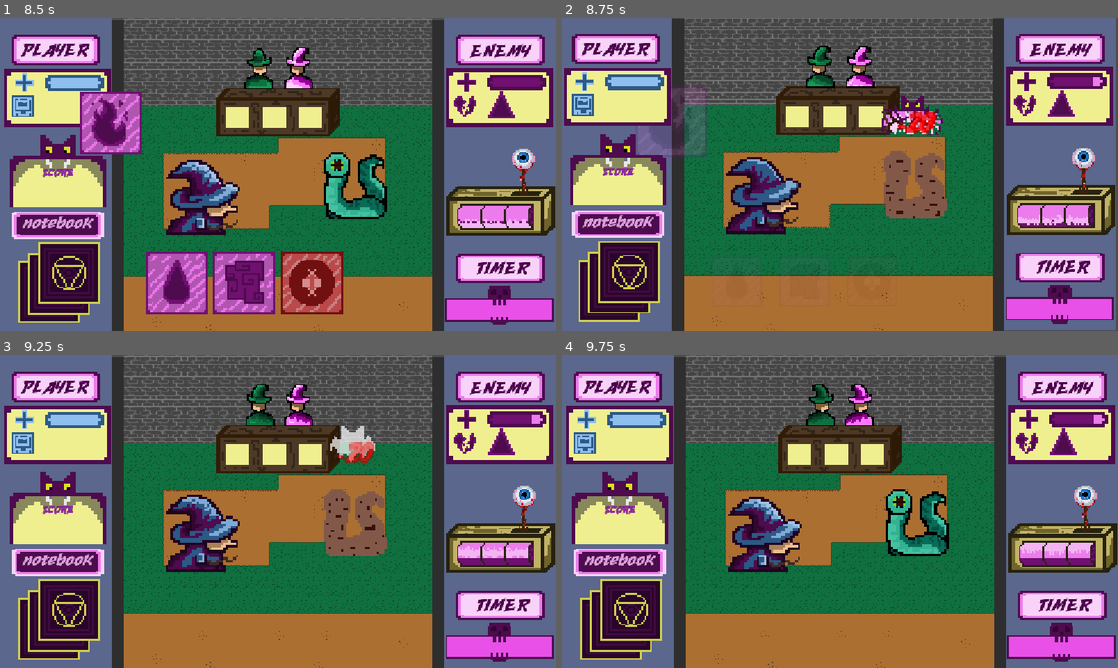
Above: before the commit, frames 1-4 (two rows, left to right).
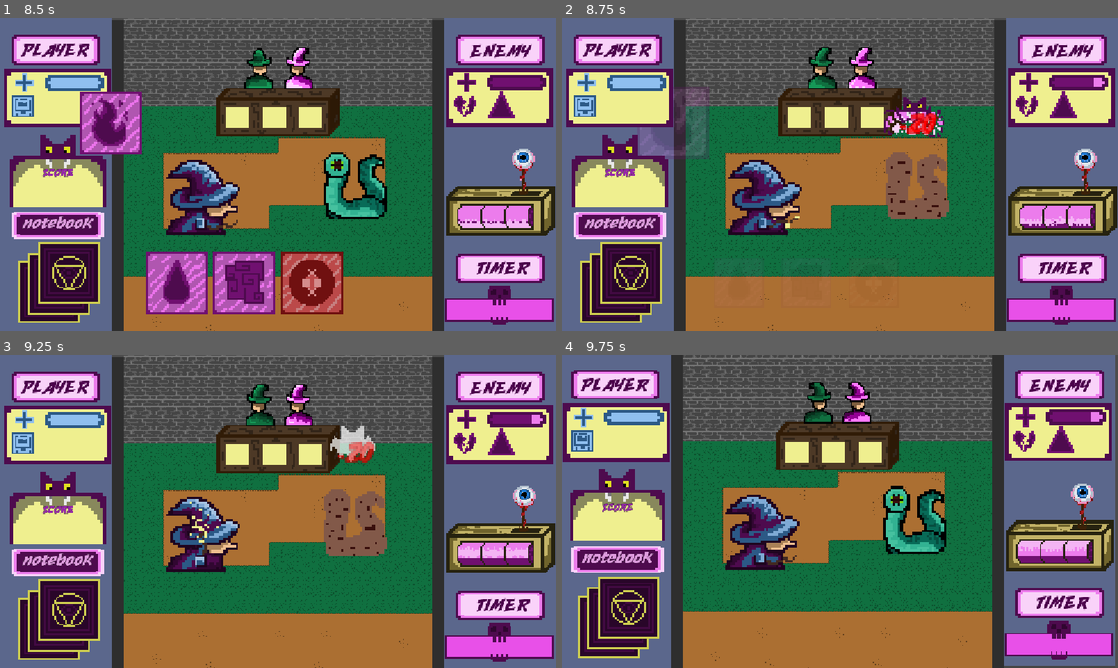
Above: after the commit, the same moments.

Repository: simigdalius/DoomFest
Game: Godot game, scene res://uiScenes/gameover.tscn
Two runs of this game, one before a commit and one after it. Both use one fixed random seed, a clock stepped at 60 frames per second and the inputs below. This scene is started directly instead of the project's main scene.
Inputs (mouse positions are in pixels of both pictures, inside the frame that each line leads up to):
- Up to frame 1 (8.5 s): click "retry" at 0.5 s; click "notebook" at 1.25 s; click "OK" at 2 s; click "notebook" at 2.75 s; click "OK" at 3.5 s; click "notebook" at 4.25 s; click "OK" at 5 s; drag from (177, 284) to (378, 284) at 5.77 s; drag from (244, 284) to (378, 271) at 6.52 s; move the mouse to (311, 284) at 7.27 s; click (311, 284) at 7.35 s; drag from (378, 284) to (111, 127) at 8.02 s
- Up to frame 2 (8.75 s): no input
- Up to frame 3 (9.25 s): move the mouse to (444, 558) at 8.77 s; click (444, 558) at 8.85 s
- Up to frame 4 (9.75 s): tap Escape (esc) at 9.4 s; click "resume" at 9.5 s

Frame 1 is identical in both runs. In frame 2, 23% of the frame differs, in the area x 0-100%, y 0-100%; in frame 3, 1.9%; in frame 4, 30%.

Commit message:
ver 1

Diff:
--- a/card.gd
+++ b/card.gd
@@ -61,7 +61,6 @@
 
 	var buff_type = data.get("BUFF") if data.get("BUFF") != null else 0
 
-	# 1. ΕΝΕΡΓΟΠΟΙΗΣΗ BUFF (Αν η κάρτα δίνει buff, το ενεργοποιούμε ΠΡΩΤΑ)
 	if buff_type > 0:
 		EventBus.buff_attack_turns = 3
 		EventBus.player_buffed.emit(buff_type)
@@ -69,13 +68,10 @@
 		EventBus.buff =true
 	if buff_type == 0:
 		EventBus.buff = false
-
-	# 2. DAMAGE LOGIC
 	if data.get("DAMAGE") != null and data.DAMAGE > 0:
 		var final_damage = data.DAMAGE
 		var card_element = data.get("element_id") if data.get("element_id") != null else 1
 
-		# Adinamia (Weakness match)
 		if EventBus.current_weakness != null:
 			var enemy_weakness_id = EventBus.current_weakness.get("id")
 			if enemy_weakness_id == null:
@@ -85,31 +81,25 @@
 				final_damage += 10
 				print("WEAKNESS MATCH! Extra +10 Damage.")
 
-		# Bonus από Buff (+10 Damage)
 		if EventBus.buff_attack_turns > 0:
 			final_damage += 10
 			print("BUFF ACTIVE! Extra +10 Damage.")
 
 		EventBus.player_attacked.emit(final_damage, card_element)
-		# Pop-up Damage (κόκκινο/μη πράσινο)
 		EventBus.pop.emit(final_damage, Vector2(730, 230), false)
 
 	# 3. HEAL LOGIC
 	if data.get("HEAL") != null and data.HEAL > 0:
 		var final_heal = data.HEAL
 
-		# Bonus από Buff (+10 Heal)
 		if EventBus.buff_attack_turns > 0:
 			final_heal += 10
 			print("BUFF ACTIVE! Extra +10 Heal.")
 
-		# Στέλνουμε το τελικό heal στον Player
 		EventBus.player_healed.emit(final_heal)
 
-		# Pop-up Heal (πράσινο = true)
 		EventBus.pop.emit(final_heal, Vector2(430, 230), true)
 
-	# 4. ANIMATION & CLEANUP
 	var hand = get_parent()
 	if hand and hand.has_method("hide_other_cards"):
 		hand.hide_other_cards(self)
--- a/charactersscenes/enemy1.tscn
+++ b/charactersscenes/enemy1.tscn
@@ -5,6 +5,8 @@
 [ext_resource type="Texture2D" uid="uid://dvkjehtk6gtwx" path="res://assets/characters/ezgif-6709f8f1ff8b3570.png" id="2_litnx"]
 [ext_resource type="Texture2D" uid="uid://c0p0krphomgef" path="res://assets/characters/ezgif-611e5305ee9c0cfa.png" id="3_6xeqx"]
 [ext_resource type="Script" uid="uid://b5vr2tocdrwec" path="res://charactersscenes/enemy_1.gd" id="5_6xeqx"]
+[ext_resource type="AudioStream" uid="uid://dpbdfp3f4qc0k" path="res://assets/sfxandMusic/power_up_2.wav" id="6_axg3h"]
+[ext_resource type="AudioStream" uid="uid://fliusgsreyur" path="res://assets/sfxandMusic/punch.wav" id="7_8hkf8"]
 
 [sub_resource type="AtlasTexture" id="AtlasTexture_6xeqx"]
 atlas = ExtResource("1_litnx")
@@ -302,3 +304,9 @@
 animation = &"attack"
 frame = 7
 frame_progress = 1.0
+
+[node name="AudioStreamPlayer" type="AudioStreamPlayer" parent="." unique_id=630571065]
+stream = ExtResource("6_axg3h")
+
+[node name="AudioStreamPlayer2" type="AudioStreamPlayer" parent="." unique_id=1772652985]
+stream = ExtResource("7_8hkf8")
--- a/charactersscenes/enemy_1.gd
+++ b/charactersscenes/enemy_1.gd
@@ -52,6 +52,7 @@
 	if current_hp <= 0:
 		_on_enemy_death()
 	else:
+		$AudioStreamPlayer2.play()
 		sprite.play("dmg")
 		var tween = create_tween()
 		tween.tween_property(sprite, "position:x", sprite.position.x - 10, 0.05)
@@ -61,6 +62,7 @@
 
 func _on_enemy_death() -> void:
 	print("Ο εχθρός πέθανε!")
+	$AudioStreamPlayer2.play()
 	sprite.play("death")
 	EventBus.tzoub.emit(15, 0.4)
 	var tween = create_tween()
@@ -72,6 +74,7 @@
 
 func _on_enemy_healed(amount: int) -> void:
 	print("Ο εχθρός δέχθηκε θεραπεία: ", amount)
+	$AudioStreamPlayer.play()
 	sprite.play("health")
 	EventBus.tzoub.emit(4, 0.4)
 	var tween = create_tween()
@@ -82,6 +85,7 @@
 
 func _on_enemy_attack(amount: int) -> void:
 	print("Ο εχθρός έκανε επίθεση με damage: ", amount)
+	$AudioStreamPlayer2.play()
 	sprite.play("attack")
 	EventBus.tzoub.emit(15, 0.4)
 	var tween = create_tween()
--- a/charactersscenes/player.gd
+++ b/charactersscenes/player.gd
@@ -25,13 +25,16 @@
 	sprite.play("default")
 
 func _on_buffed(buff_type: int) -> void:
+	$AudioStreamPlayer.play()
 	sprite.play("buff")
 	EventBus.tzoub.emit(4, 0.4)
 
 	var tween = create_tween()
 	tween.tween_property(sprite, "position:x", sprite.position.x + 5.0, 0.1)
 	tween.tween_property(sprite, "position:x", sprite.position.x, 0.1)
-
+	await sprite.animation_finished
+	sprite.play("default")
+	tween.finished.connect(func(): sprite.play("default"))
 	match buff_type:
 		1:
 			print("Buff: Shuffle Hand!")
@@ -52,11 +55,11 @@
 			buff_attack_turns = 2
 			attack_power = base_attack_power + 10
 
-	tween.finished.connect(func(): sprite.play("default"))
 
 # 1. Θεραπεία Παίκτη
 func _on_healed(amount: int) -> void:
-	sprite.play("health")
+	$AudioStreamPlayer.play()
+	sprite.play("heal")
 	EventBus.tzoub.emit(4, 0.4)
 
 	current_hp = clamp(current_hp + amount, 0, max_hp)
@@ -71,12 +74,8 @@
 # 2. Επίθεση Παίκτη
 func _on_player_attack(damage: int, _element_id: int) -> void:
 	sprite.play("attack")
+	await sprite.animation_finished
 	EventBus.tzoub.emit(15, 0.4)
-	var tween = create_tween()
-	tween.tween_property(sprite, "position:x", sprite.position.x + 20.0, 0.1)
-	tween.tween_property(sprite, "position:x", sprite.position.x, 0.1)
-
-	await tween.finished
 	sprite.play("default")
 
 # 3. Λήψη Ζημιάς
@@ -113,7 +112,7 @@
 			hand.display_random_cards(4)
 			hand.show_all_cards()
 
-# Στο player.gd
+
 func on_card_played() -> void:
 	plays_remaining -= 1
 	print("Κάρτες που απομένουν για αυτόν τον γύρο: ", plays_remaining)
--- a/charactersscenes/player.tscn
+++ b/charactersscenes/player.tscn
@@ -7,6 +7,7 @@
 [ext_resource type="Texture2D" uid="uid://jcol20qefh6w" path="res://assets/characters/ezgif-33e35100a048dab5.png" id="4_dp3el"]
 [ext_resource type="Texture2D" uid="uid://beqeamp10b1wi" path="res://assets/characters/ezgif-15a68a5be635bc60.png" id="5_djdl5"]
 [ext_resource type="Texture2D" uid="uid://diwjs1mm8eo0h" path="res://assets/characters/ezgif-3bb3145787a39040.png" id="6_nvp52"]
+[ext_resource type="AudioStream" uid="uid://dpbdfp3f4qc0k" path="res://assets/sfxandMusic/power_up_2.wav" id="8_suymp"]
 
 [sub_resource type="AtlasTexture" id="AtlasTexture_mqelj"]
 atlas = ExtResource("1_dapdj")
@@ -182,7 +183,7 @@
 }],
 "loop": 0,
 "name": &"attack",
-"speed": 7.0
+"speed": 8.0
 }, {
 "frames": [{
 "duration": 1.0,
@@ -202,7 +203,7 @@
 }],
 "loop": 0,
 "name": &"buff",
-"speed": 8.0
+"speed": 5.0
 }, {
 "frames": [{
 "duration": 1.0,
@@ -234,7 +235,7 @@
 }],
 "loop": 0,
 "name": &"death",
-"speed": 7.0
+"speed": 6.0
 }, {
 "frames": [{
 "duration": 1.0,
@@ -277,7 +278,7 @@
 }],
 "loop": 0,
 "name": &"dmg",
-"speed": 8.0
+"speed": 5.0
 }, {
 "frames": [{
 "duration": 1.0,
@@ -297,7 +298,7 @@
 }],
 "loop": 0,
 "name": &"heal",
-"speed": 8.0
+"speed": 5.0
 }]
 
 [node name="Node2D" type="Node2D" unique_id=459696147]
@@ -307,3 +308,8 @@
 sprite_frames = SubResource("SpriteFrames_m3xxw")
 animation = &"attack"
 autoplay = "default"
+frame = 6
+frame_progress = 1.0
+
+[node name="AudioStreamPlayer" type="AudioStreamPlayer" parent="." unique_id=623666771]
+stream = ExtResource("8_suymp")
--- /dev/null
+++ b/default_bus_layout.tres
@@ -0,0 +1,4 @@
+[gd_resource type="AudioBusLayout" format=3 uid="uid://cpoxr4pj1u1ye"]
+
+[resource]
+bus/0/volume_db = -0.9237509
--- a/ingamescenes/arena.gd
+++ b/ingamescenes/arena.gd
@@ -11,6 +11,8 @@
 func _process(_delta: float) -> void:
 	$npc1.play("default")
 	$npc2.play("default")
+	if Input.is_action_just_pressed("click"):
+		$AudioStreamPlayer.play()
 
 func resume() -> void:
 	get_tree().paused = false
--- a/ingamescenes/arena.tscn
+++ b/ingamescenes/arena.tscn
@@ -21,8 +21,10 @@
 [ext_resource type="Resource" uid="uid://bgopf0kh3w0ur" path="res://cardstats/attackwater.tres" id="26_pslai"]
 [ext_resource type="Resource" uid="uid://fc7t58ibhq3v" path="res://cardstats/balladercard.tres" id="27_dbnxn"]
 [ext_resource type="Resource" uid="uid://dq3o0myjuhh2u" path="res://cardstats/buffcard.tres" id="28_6igc2"]
+[ext_resource type="AudioStream" uid="uid://chqquiyvvi2s6" path="res://assets/sfxandMusic/coin_collect.wav" id="29_2rgks"]
 [ext_resource type="Resource" uid="uid://dy2inw153ig0h" path="res://cardstats/healthcard.tres" id="29_v2gmw"]
 [ext_resource type="Script" uid="uid://cucrrxrppn8d3" path="res://ingamescenes/enemyturn.gd" id="30_cyt6c"]
+[ext_resource type="AudioStream" uid="uid://bgfyd8ypinfhu" path="res://assets/sfxandMusic/chips_gather_2.wav" id="30_g3ire"]
 [ext_resource type="Resource" uid="uid://bl4qx3nhws88b" path="res://cardstats/shufflecard.tres" id="30_qoxdy"]
 [ext_resource type="Script" uid="uid://dgjt2wxp8rhw4" path="res://assets/enemymove/enemymove.gd" id="31_pslai"]
 [ext_resource type="Resource" uid="uid://b4h1v2uv32oy8" path="res://assets/enemymove/attack.tres" id="32_dbnxn"]
@@ -47,6 +49,8 @@
 [ext_resource type="Texture2D" uid="uid://d21kwt2a8k8cv" path="res://assets/cardassets/attacklightningcard.png" id="45_nld25"]
 [ext_resource type="Texture2D" uid="uid://gmnyb6aor55v" path="res://assets/cardassets/healthcard.png" id="46_6vmms"]
 [ext_resource type="Texture2D" uid="uid://dehln2wkglwxu" path="res://assets/cardassets/buffcard.png" id="47_svynb"]
+[ext_resource type="PackedScene" uid="uid://d3y3g5pf5o3rf" path="res://ingamescenes/sfx.tscn" id="48_rau6s"]
+[ext_resource type="PackedScene" uid="uid://dixbv0l8kex2c" path="res://ingamescenes/music.tscn" id="51_g3ire"]
 
 [sub_resource type="TileSetAtlasSource" id="TileSetAtlasSource_70chr"]
 texture = ExtResource("1_sos1w")
@@ -774,6 +778,13 @@
 texture = ExtResource("19_iyfc3")
 offset = Vector2(0, -16)
 
+[node name="AudioStreamPlayer" type="AudioStreamPlayer" parent="enemyturn" unique_id=566163613]
+stream = ExtResource("29_2rgks")
+
+[node name="AudioStreamPlayer2" type="AudioStreamPlayer" parent="enemyturn" unique_id=1037145587]
+stream = ExtResource("30_g3ire")
+autoplay = true
+
 [node name="Timer" type="Timer" parent="." unique_id=755327594]
 
 [node name="AnimatedSprite2D2" parent="." unique_id=901815485 instance=ExtResource("38_6igc2")]
@@ -1005,5 +1016,10 @@
 scale = Vector2(1.5, 1.5)
 texture = ExtResource("47_svynb")
 
+[node name="AudioStreamPlayer" parent="." unique_id=1709012857 instance=ExtResource("48_rau6s")]
+
+[node name="AudioStreamPlayer2" parent="." unique_id=433213751 instance=ExtResource("51_g3ire")]
+stream_paused = false
+
 [connection signal="timeout" from="Timer" to="enemyturn" method="_on_timer_timeout"]
 [connection signal="pressed" from="Button2" to="." method="_on_button_2_pressed"]
--- a/ingamescenes/enemyturn.gd
+++ b/ingamescenes/enemyturn.gd
@@ -25,9 +25,10 @@
 
 	$froutakia.play("run")
 	$"../Timer".start()
+	$AudioStreamPlayer2.play()
 
 	await $"../Timer".timeout
-
+	$AudioStreamPlayer2.stop()
 	await generate_random_moves(3)
 
 	await get_tree().create_timer(1.0).timeout
@@ -49,7 +50,7 @@
 		new_move_node.modulate.a = 0.0
 		new_move_node.scale = Vector2(0.2, 0.2)
 		new_move_node.pivot_offset = new_move_node.size / 2.0
-
+		$AudioStreamPlayer.play()
 		add_child(new_move_node)
 
 		if random_move.health > 0:
--- /dev/null
+++ b/ingamescenes/music.tscn
@@ -0,0 +1,8 @@
+[gd_scene format=3 uid="uid://dixbv0l8kex2c"]
+
+[ext_resource type="AudioStream" uid="uid://geroeatvmlq2" path="res://assets/sfxandMusic/LonePeakMusic - 35 Paraneural -Retro Gaming Version-.wav" id="1_u51mr"]
+
+[node name="AudioStreamPlayer" type="AudioStreamPlayer" unique_id=433213751]
+stream = ExtResource("1_u51mr")
+volume_db = -20.0
+autoplay = true
--- /dev/null
+++ b/ingamescenes/sfx.tscn
@@ -0,0 +1,6 @@
+[gd_scene format=3 uid="uid://d3y3g5pf5o3rf"]
+
+[ext_resource type="AudioStream" uid="uid://cceip5puv3dk0" path="res://assets/sfxandMusic/controller_button_press.wav" id="1_p7bp2"]
+
+[node name="AudioStreamPlayer" type="AudioStreamPlayer" unique_id=1709012857]
+stream = ExtResource("1_p7bp2")
--- a/project.godot
+++ b/project.godot
@@ -32,6 +32,11 @@
 "events": [Object(InputEventKey,"resource_local_to_scene":false,"resource_name":"","device":-1,"window_id":0,"alt_press …(195 unchanged characters)…
 ]
 }
+click={
+"deadzone": 0.2,
+"events": [Object(InputEventMouseButton,"resource_local_to_scene":false,"resource_name":"","device":-1,"window_id":0,"alt_pressed":false,"shift_pressed":false,"ctrl_pressed":false,"meta_pressed":false,"button_mask":1,"position":Vector2(155, 21),"global_position":Vector2(164, 69),"factor":1.0,"button_index":1,"canceled":false,"pressed":true,"double_click":false,"script":null)
+]
+}
 
 [physics]
 
--- a/uiScenes/control.gd
+++ b/uiScenes/control.gd
@@ -1,6 +1,9 @@
 extends Control
 @onready var info_dialog: AcceptDialog = $AcceptDialog
-
+func _process(delta: float) -> void:
+	t()
+	if Input.is_action_just_pressed("click"):
+		$AudioStreamPlayer.play()
 func _ready() -> void:
 	$".".hide()
 func resume():
@@ -25,7 +28,3 @@
 
 func _on_button_3_pressed() -> void:
 	resume()
-
-
-func _process(delta: float) -> void:
-	t()
--- a/uiScenes/control.tscn
+++ b/uiScenes/control.tscn
@@ -5,6 +5,8 @@
 [ext_resource type="Texture2D" uid="uid://c261nr7k3vfjk" path="res://assets/uiassets/2026-09-14-145323-Drawing 12 (4).png" id="2_8w0bl"]
 [ext_resource type="Texture2D" uid="uid://406wv17unmt" path="res://assets/uiassets/2026-09-14-145332-Drawing 12 (5).png" id="3_hou6x"]
 [ext_resource type="Texture2D" uid="uid://mosg72txomv6" path="res://assets/uiassets/2026-09-14-145327-Drawing 12 (6).png" id="4_w82dq"]
+[ext_resource type="PackedScene" uid="uid://d3y3g5pf5o3rf" path="res://ingamescenes/sfx.tscn" id="6_hou6x"]
+[ext_resource type="PackedScene" uid="uid://dixbv0l8kex2c" path="res://ingamescenes/music.tscn" id="7_w82dq"]
 
 [sub_resource type="StyleBoxFlat" id="StyleBoxFlat_hou6x"]
 bg_color = Color(0.35686275, 0.40392157, 0.54901963, 1)
@@ -185,5 +187,9 @@
 theme_override_styles/hover = SubResource("StyleBoxTexture_4ytb4")
 text = "Quit"
 
+[node name="AudioStreamPlayer" parent="." unique_id=1709012857 instance=ExtResource("6_hou6x")]
+
+[node name="AudioStreamPlayer2" parent="." unique_id=433213751 instance=ExtResource("7_w82dq")]
+
 [connection signal="pressed" from="Button3" to="." method="_on_button_3_pressed"]
 [connection signal="pressed" from="Button4" to="." method="_on_button_4_pressed"]
--- a/uiScenes/credits.gd
+++ b/uiScenes/credits.gd
@@ -8,7 +8,8 @@
 
 # Called every frame. 'delta' is the elapsed time since the previous frame.
 func _process(delta: float) -> void:
-	pass
+	if Input.is_action_just_pressed("click"):
+		$AudioStreamPlayer.play()
 
 
 func _on_button_pressed() -> void:
--- a/uiScenes/credits.tscn
+++ b/uiScenes/credits.tscn
@@ -2,11 +2,13 @@
 
 [ext_resource type="Script" uid="uid://pwxvyj7qit8i" path="res://uiScenes/credits.gd" id="1_njv6p"]
 [ext_resource type="Texture2D" uid="uid://c0ju8cdd26sno" path="res://assets/uiassets/2026-09-14-145338-Drawing 9 (7).png" id="1_wxjq0"]
+[ext_resource type="PackedScene" uid="uid://d3y3g5pf5o3rf" path="res://ingamescenes/sfx.tscn" id="2_3pwj0"]
 [ext_resource type="Texture2D" uid="uid://da8be7lbf4xmv" path="res://assets/uiassets/2026-09-14-145343-Drawing 9 (8).png" id="2_njv6p"]
 [ext_resource type="Texture2D" uid="uid://mosg72txomv6" path="res://assets/uiassets/2026-09-14-145327-Drawing 12 (6).png" id="4_iucia"]
 [ext_resource type="FontFile" uid="uid://2s3ok1caketm" path="res://assets/Asteroid Blaster.ttf" id="5_frbg7"]
 [ext_resource type="Texture2D" uid="uid://c261nr7k3vfjk" path="res://assets/uiassets/2026-09-14-145323-Drawing 12 (4).png" id="6_3pwj0"]
 [ext_resource type="Texture2D" uid="uid://1x474msu3skj" path="res://assets/uiassets/2026-09-14-145349-Idle (2).png" id="7_frbg7"]
+[ext_resource type="PackedScene" uid="uid://dixbv0l8kex2c" path="res://ingamescenes/music.tscn" id="9_6nil0"]
 
 [sub_resource type="StyleBoxFlat" id="StyleBoxFlat_spaey"]
 bg_color = Color(0.35686275, 0.40392157, 0.54901963, 1)
@@ -37,6 +39,8 @@
 grow_horizontal = 2
 grow_vertical = 2
 script = ExtResource("1_njv6p")
+
+[node name="AudioStreamPlayer" parent="." unique_id=1709012857 instance=ExtResource("2_3pwj0")]
 
 [node name="Panel" type="Panel" parent="." unique_id=642938190]
 layout_mode = 1
@@ -153,4 +157,6 @@
 scale = Vector2(5, 5)
 texture = ExtResource("7_frbg7")
 
+[node name="AudioStreamPlayer2" parent="." unique_id=433213751 instance=ExtResource("9_6nil0")]
+
 [connection signal="pressed" from="Button" to="." method="_on_button_pressed"]
--- a/uiScenes/gameover.tscn
+++ b/uiScenes/gameover.tscn
@@ -6,6 +6,8 @@
 [ext_resource type="Texture2D" uid="uid://406wv17unmt" path="res://assets/uiassets/2026-09-14-145332-Drawing 12 (5).png" id="3_ge7u8"]
 [ext_resource type="Texture2D" uid="uid://mosg72txomv6" path="res://assets/uiassets/2026-09-14-145327-Drawing 12 (6).png" id="4_25hl8"]
 [ext_resource type="Texture2D" uid="uid://1x474msu3skj" path="res://assets/uiassets/2026-09-14-145349-Idle (2).png" id="5_at1p3"]
+[ext_resource type="PackedScene" uid="uid://d3y3g5pf5o3rf" path="res://ingamescenes/sfx.tscn" id="7_ge7u8"]
+[ext_resource type="PackedScene" uid="uid://dixbv0l8kex2c" path="res://ingamescenes/music.tscn" id="8_25hl8"]
 
 [sub_resource type="StyleBoxFlat" id="StyleBoxFlat_qdld5"]
 bg_color = Color(0.35686275, 0.40392157, 0.54901963, 1)
@@ -185,5 +187,9 @@
 "
 horizontal_alignment = 1
 
+[node name="AudioStreamPlayer" parent="." unique_id=1709012857 instance=ExtResource("7_ge7u8")]
+
+[node name="AudioStreamPlayer2" parent="." unique_id=433213751 instance=ExtResource("8_25hl8")]
+
 [connection signal="pressed" from="Button2" to="." method="_on_button_2_pressed"]
 [connection signal="pressed" from="Button3" to="." method="_on_button_3_pressed"]
--- a/uiScenes/info.tscn
+++ b/uiScenes/info.tscn
@@ -7,6 +7,8 @@
 [ext_resource type="Texture2D" uid="uid://c261nr7k3vfjk" path="res://assets/uiassets/2026-09-14-145323-Drawing 12 (4).png" id="5_43sw2"]
 [ext_resource type="FontFile" uid="uid://2s3ok1caketm" path="res://assets/Asteroid Blaster.ttf" id="5_43xuw"]
 [ext_resource type="Texture2D" uid="uid://1x474msu3skj" path="res://assets/uiassets/2026-09-14-145349-Idle (2).png" id="7_43xuw"]
+[ext_resource type="PackedScene" uid="uid://d3y3g5pf5o3rf" path="res://ingamescenes/sfx.tscn" id="8_1b30g"]
+[ext_resource type="PackedScene" uid="uid://dixbv0l8kex2c" path="res://ingamescenes/music.tscn" id="9_l0yo2"]
 
 [sub_resource type="StyleBoxFlat" id="StyleBoxFlat_spaey"]
 bg_color = Color(0.35686275, 0.40392157, 0.54901963, 1)
@@ -135,4 +137,8 @@
 scale = Vector2(5, 5)
 texture = ExtResource("7_43xuw")
 
+[node name="AudioStreamPlayer" parent="." unique_id=1709012857 instance=ExtResource("8_1b30g")]
+
+[node name="AudioStreamPlayer2" parent="." unique_id=433213751 instance=ExtResource("9_l0yo2")]
+
 [connection signal="pressed" from="Button" to="." method="_on_button_pressed"]
--- a/uiScenes/mainmenu.tscn
+++ b/uiScenes/mainmenu.tscn
@@ -6,6 +6,8 @@
 [ext_resource type="FontFile" uid="uid://2s3ok1caketm" path="res://assets/Asteroid Blaster.ttf" id="2_b643c"]
 [ext_resource type="Texture2D" uid="uid://yd8mynxtnvvk" path="res://assets/uiassets/ezgif-144456a3499f64e2.png" id="4_tl3uy"]
 [ext_resource type="Texture2D" uid="uid://fytgd38g8o2p" path="res://assets/cardassets/backofcard.png" id="5_68vck"]
+[ext_resource type="PackedScene" uid="uid://d3y3g5pf5o3rf" path="res://ingamescenes/sfx.tscn" id="7_ochvl"]
+[ext_resource type="PackedScene" uid="uid://dixbv0l8kex2c" path="res://ingamescenes/music.tscn" id="8_k8v78"]
 
 [sub_resource type="StyleBoxFlat" id="StyleBoxFlat_gj5rp"]
 bg_color = Color(0.35686275, 0.40392157, 0.54901963, 1)
@@ -259,6 +261,10 @@
 scale = Vector2(3, 3)
 theme_override_styles/panel = SubResource("StyleBoxTexture_gj5rp")
 
+[node name="AudioStreamPlayer" parent="." unique_id=1709012857 instance=ExtResource("7_ochvl")]
+
+[node name="AudioStreamPlayer2" parent="." unique_id=433213751 instance=ExtResource("8_k8v78")]
+
 [connection signal="pressed" from="Button" to="." method="_on_button_pressed"]
 [connection signal="pressed" from="Button2" to="." method="_on_button_2_pressed"]
 [connection signal="pressed" from="Button3" to="." method="_on_button_3_pressed"]
--- a/uiScenes/story.gd
+++ b/uiScenes/story.gd
@@ -8,7 +8,8 @@
 
 # Called every frame. 'delta' is the elapsed time since the previous frame.
 func _process(delta: float) -> void:
-	pass
+	if Input.is_action_just_pressed("click"):
+		$AudioStreamPlayer.play()
 
 
 func _on_button_2_pressed() -> void:
--- a/uiScenes/story.tscn
+++ b/uiScenes/story.tscn
@@ -5,6 +5,8 @@
 [ext_resource type="FontFile" uid="uid://2s3ok1caketm" path="res://assets/Asteroid Blaster.ttf" id="2_bqbvl"]
 [ext_resource type="Texture2D" uid="uid://406wv17unmt" path="res://assets/uiassets/2026-09-14-145332-Drawing 12 (5).png" id="2_pvdei"]
 [ext_resource type="Texture2D" uid="uid://mosg72txomv6" path="res://assets/uiassets/2026-09-14-145327-Drawing 12 (6).png" id="4_5rbmd"]
+[ext_resource type="PackedScene" uid="uid://d3y3g5pf5o3rf" path="res://ingamescenes/sfx.tscn" id="6_81snc"]
+[ext_resource type="PackedScene" uid="uid://dixbv0l8kex2c" path="res://ingamescenes/music.tscn" id="7_bgig6"]
 
 [sub_resource type="StyleBoxFlat" id="StyleBoxFlat_x3xfl"]
 bg_color = Color(0.35686275, 0.40392157, 0.54901963, 1)
@@ -122,5 +124,9 @@
 horizontal_alignment = 1
 vertical_alignment = 1
 
+[node name="AudioStreamPlayer" parent="." unique_id=1709012857 instance=ExtResource("6_81snc")]
+
+[node name="AudioStreamPlayer2" parent="." unique_id=433213751 instance=ExtResource("7_bgig6")]
+
 [connection signal="pressed" from="Button2" to="." method="_on_button_2_pressed"]
 [connection signal="pressed" from="Button3" to="." method="_on_button_3_pressed"]
--- a/uiScenes/tutorial.tscn
+++ b/uiScenes/tutorial.tscn
@@ -32,6 +32,8 @@
 [ext_resource type="Texture2D" uid="uid://du4tnlomh474c" path="res://assets/playerstats/2026-09-14-144117-Healthbar (4).png" id="30_7ewi3"]
 [ext_resource type="Texture2D" uid="uid://yd8mynxtnvvk" path="res://assets/uiassets/ezgif-144456a3499f64e2.png" id="31_guig0"]
 [ext_resource type="Texture2D" uid="uid://bb3fbur67xdk7" path="res://assets/uiassets/ezgif-7ced31f72f3bd46d.png" id="32_6un4t"]
+[ext_resource type="PackedScene" uid="uid://d3y3g5pf5o3rf" path="res://ingamescenes/sfx.tscn" id="33_p0q16"]
+[ext_resource type="PackedScene" uid="uid://dixbv0l8kex2c" path="res://ingamescenes/music.tscn" id="34_1olue"]
 
 [sub_resource type="StyleBoxFlat" id="StyleBoxFlat_gj5rp"]
 bg_color = Color(0.33097258, 0.00018114009, 0.37625453, 1)
@@ -1092,4 +1094,9 @@
 animation = &"timeout"
 autoplay = "timeout"
 
+[node name="AudioStreamPlayer" parent="." unique_id=1709012857 instance=ExtResource("33_p0q16")]
+
+[node name="AudioStreamPlayer2" parent="." unique_id=433213751 instance=ExtResource("34_1olue")]
+volume_db = -0.3
+
 [connection signal="pressed" from="Button3" to="." method="_on_button_3_pressed"]
--- a/uiscripts/gameover.gd
+++ b/uiscripts/gameover.gd
@@ -6,7 +6,9 @@
 func _ready() -> void:
 	final_score_label.text = "Final Score: " + str(EventBus.final_score)
 	checkscore()
-
+func _process(delta: float) -> void:
+	if Input.is_action_just_pressed("click"):
+		$AudioStreamPlayer.play()
 
 func _on_button_2_pressed() -> void:
 	get_tree().change_scene_to_file("res://uiScenes/mainmenu.tscn")
--- a/uiscripts/info.gd
+++ b/uiscripts/info.gd
@@ -8,7 +8,8 @@
 
 # Called every frame. 'delta' is the elapsed time since the previous frame.
 func _process(delta: float) -> void:
-	pass
+	if Input.is_action_just_pressed("click"):
+		$AudioStreamPlayer.play()
 
 
 func _on_button_pressed() -> void:
--- a/uiscripts/mainmenu.gd
+++ b/uiscripts/mainmenu.gd
@@ -8,7 +8,8 @@
 
 # Called every frame. 'delta' is the elapsed time since the previous frame.
 func _process(delta: float) -> void:
-	pass
+	if Input.is_action_just_pressed("click"):
+		$AudioStreamPlayer.play()
 
 
 func _on_button_pressed() -> void:
--- a/uiscripts/tutorial.gd
+++ b/uiscripts/tutorial.gd
@@ -8,7 +8,8 @@
 
 # Called every frame. 'delta' is the elapsed time since the previous frame.
 func _process(delta: float) -> void:
-	pass
+	if Input.is_action_just_pressed("click"):
+		$AudioStreamPlayer.play()
 
 
 func _on_button_3_pressed() -> void:
Not shown, added: assets/sfxandMusic/LonePeakMusic - 35 Paraneural -Retro Gaming Version-.wav.import
Not shown, added: assets/sfxandMusic/chips_gather_2.wav.import
Not shown, added: assets/sfxandMusic/coin_collect.wav.import
Not shown, added: assets/sfxandMusic/controller_button_press.wav.import
Not shown, added: assets/sfxandMusic/power_up_2.wav.import
Not shown, added: assets/sfxandMusic/punch.wav.import
Not shown, added: assets/sfxandMusic/LonePeakMusic - 35 Paraneural -Retro Gaming Version-.wav
Not shown, added: assets/sfxandMusic/chips_gather_2.wav
Not shown, added: assets/sfxandMusic/coin_collect.wav
Not shown, added: assets/sfxandMusic/controller_button_press.wav
Not shown, added: assets/sfxandMusic/power_up_2.wav
Not shown, added: assets/sfxandMusic/punch.wav
